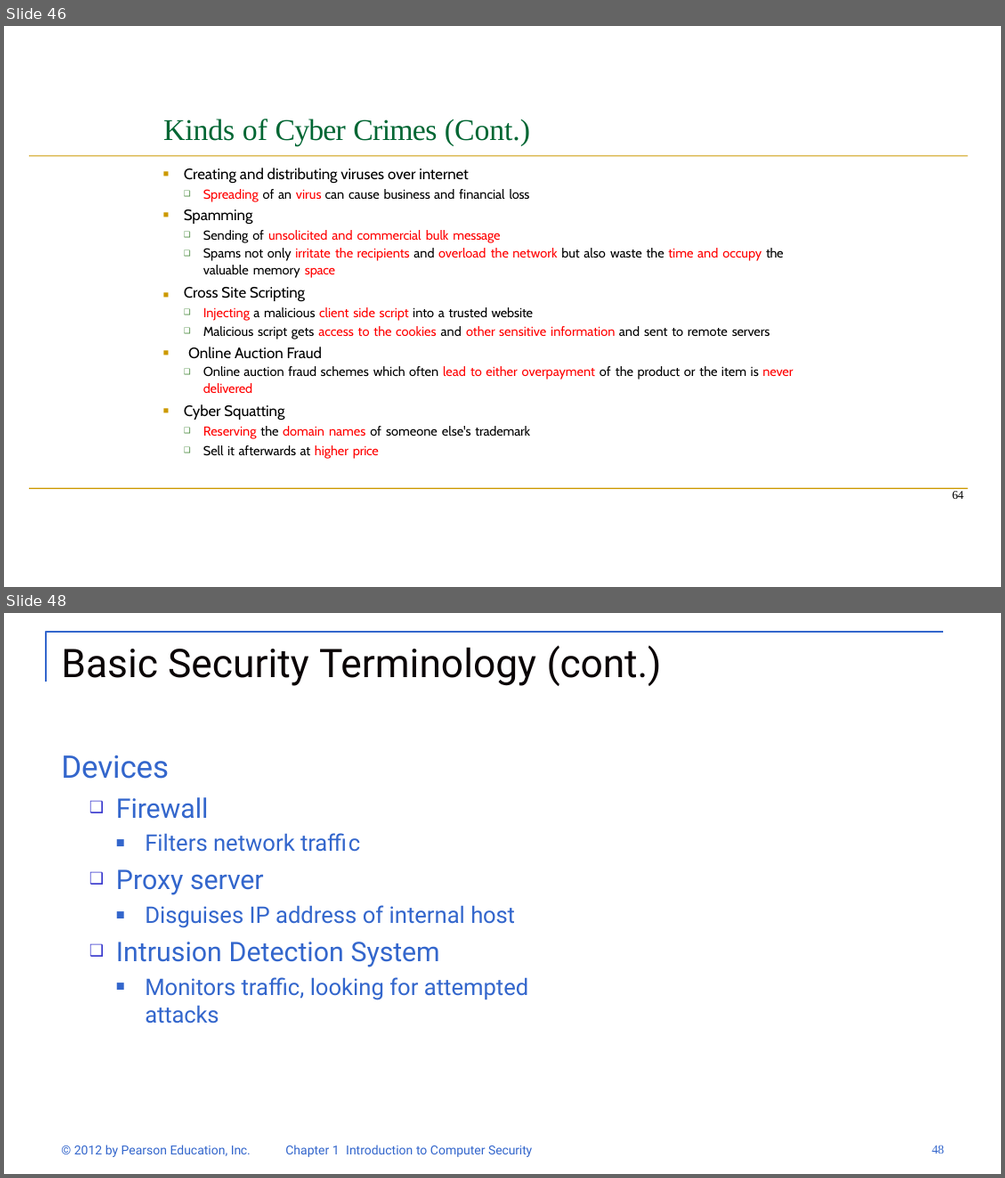
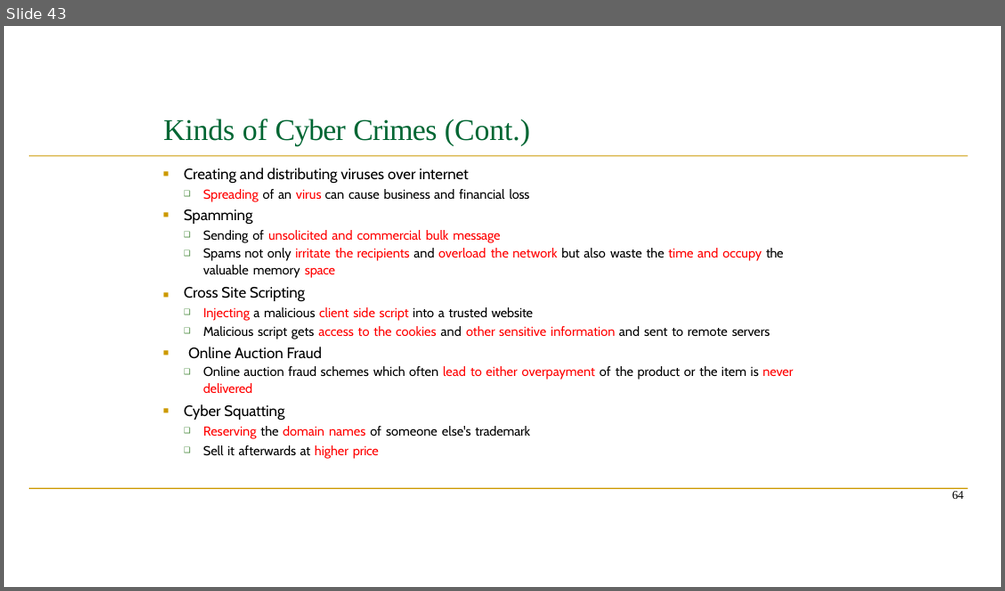
Before and after one commit to SagarChhabriya/Sem-6, a slide deck: 04-info-security/IS-VVeek-02-03.pptx. Shown one above the other, each under a label of ours: slides 46 and 48 before the commit, slide 43 after it; the slides between them are not shown. The pictures are 1005x1178 and 1005x591 pixels, drawn with LibreOffice and Linux fonts; fonts in the diff are those of the drawing. Boxes give left, top, right and bottom in pixels: in the first picture for what was removed or moved away, otherwise in the second. Text is boxed around its words. In the diff, an @@ line names an element or a change of style, - is before the commit and + after.

```diff
--- a/04-info-security/IS-VVeek-02-03.pptx
+++ b/04-info-security/IS-VVeek-02-03.pptx
@@ slide 48 removed at <box>4,613,1001,1174</box>, background #FFFFFF @@
@@ freeform shape removed at <box>46,632,943,682</box> @@
@@ title removed at <box>61,645,662,686</box> @@
-Basic Security Terminology (cont.)
@@ text removed at <box>61,755,529,1000</box> @@
-Devices
-❑ Firewall
-  ■ Filters network traffic
-❑ Proxy server
-  ■ Disguises IP address of internal host
-❑ Intrusion Detection System
-  ■ Monitors traffic, looking for attempted attacks
@@ text removed at <box>74,1144,251,1157</box> @@
-© 2012 by Pearson Education, Inc.
@@ text removed at <box>285,1144,532,1157</box> @@
-Chapter 1 Introduction to Computer Security
@@ page number removed at <box>931,1144,944,1153</box> @@
-48
@@ what was slide 46 is now slide 43 @@
```
Also in this commit, not shown: 21 slides changed, 2 slides added, 6 other slides removed, 9 other files.
